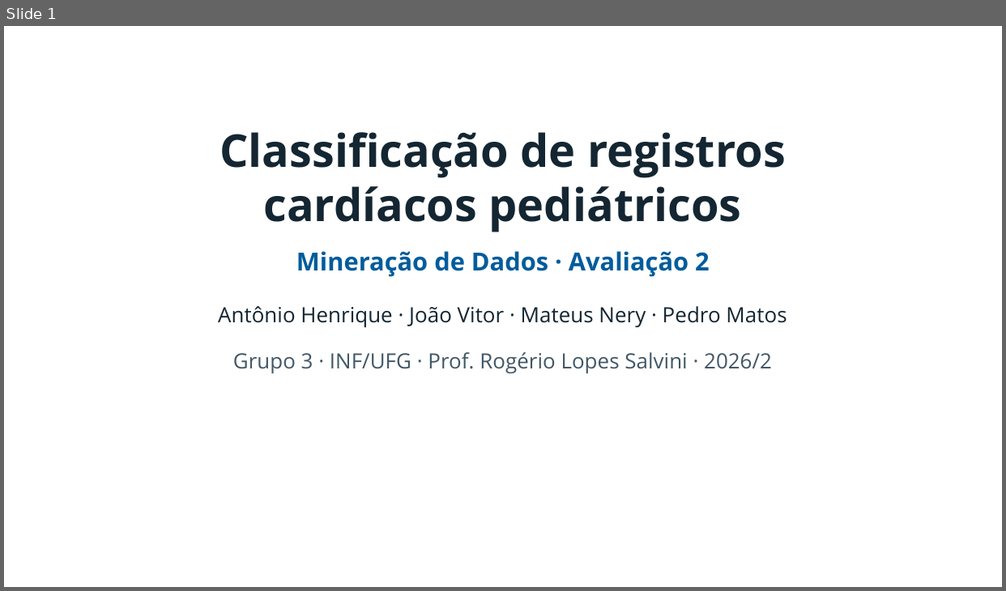
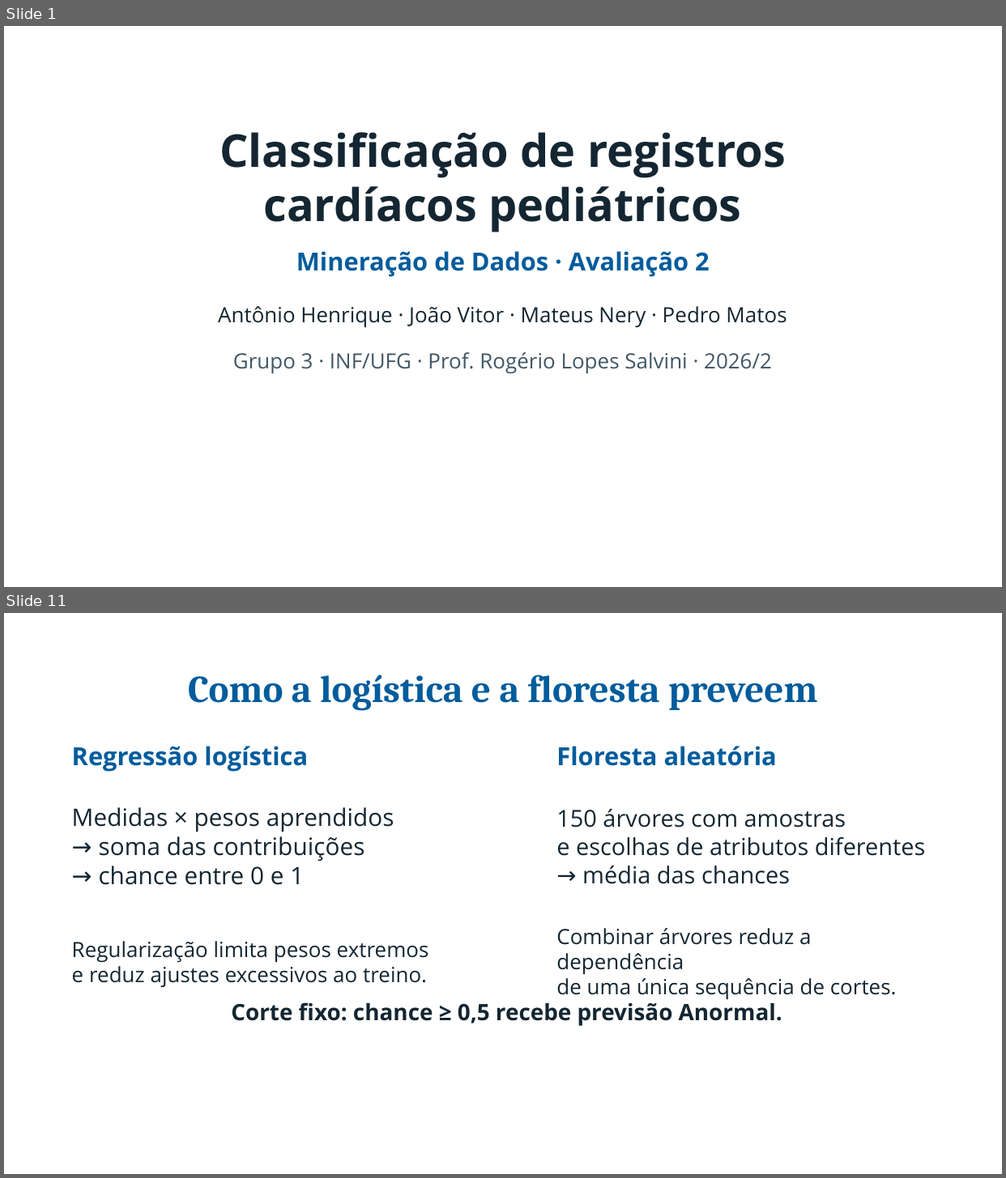
Before and after one commit to pedroafm06/Data-Mining, a slide deck: presentation/a2_inf/output/Apresentacao_A2_INF.pptx. Shown one above the other, each under a label of ours: slide 1 before the commit, slides 1 and 11 after it; the slides between them are not shown. The pictures are 1006x591 and 1006x1178 pixels, drawn with LibreOffice and Linux fonts; fonts in the diff are those of the drawing; background and template pictures are left out. Boxes give left, top, right and bottom in pixels: in the first picture for what was removed or moved away, otherwise in the second. Text is boxed around its words. In the diff, an @@ line names an element or a change of style, - is before the commit and + after.

```diff
--- a/presentation/a2_inf/output/Apresentacao_A2_INF.pptx
+++ b/presentation/a2_inf/output/Apresentacao_A2_INF.pptx
@@ slide 11 added at bbox=[4, 613, 1002, 1174], background picture (left out) @@
@@ text added at bbox=[188, 675, 818, 710], 36.8 pt, text #005C9C, bold @@
+Como a logística e a floresta preveem
@@ text added at bbox=[72, 746, 308, 772], 24 pt, text #005C9C, bold @@
+Regressão logística
@@ text added at bbox=[556, 746, 777, 766], 24 pt, text #005C9C, bold @@
+Floresta aleatória
@@ text added at bbox=[72, 807, 394, 885], 23.2 pt, text #142632 @@
+Medidas × pesos aprendidos
+→ soma das contribuições
+→ chance entre 0 e 1
@@ text added at bbox=[556, 809, 925, 884], 22.5 pt, text #142632 @@
+150 árvores com amostras
+e escolhas de atributos diferentes
+→ média das chances
@@ text added at bbox=[556, 928, 897, 1000], 20.2 pt, text #142632 @@
+Combinar árvores reduz a dependência
+de uma única sequência de cortes.
@@ text added at bbox=[72, 941, 429, 988], 20.2 pt, text #142632 @@
+Regularização limita pesos extremos
+e reduz ajustes excessivos ao treino.
@@ text added at bbox=[231, 999, 782, 1026], 21.8 pt, text #142632, bold @@
+Corte fixo: chance ≥ 0,5 recebe previsão Anormal.
@@ text added at bbox=[37, 1127, 185, 1155], 15.8 pt, text #FFFFFF, italic @@
+11 / 22
```
Also in this commit, not shown: 4 other slides changed, 16 other slides added, 11 slides removed, 11 other files.
